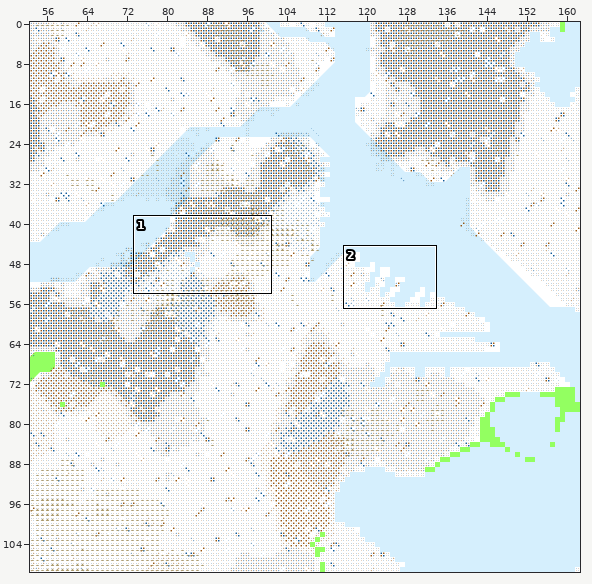
Two states of a Tiled map, Maps/hd/boston-hd.tmx. The first picture is a wide view before the edit; the outline marks the close-up.
Close-up. Before the edit:
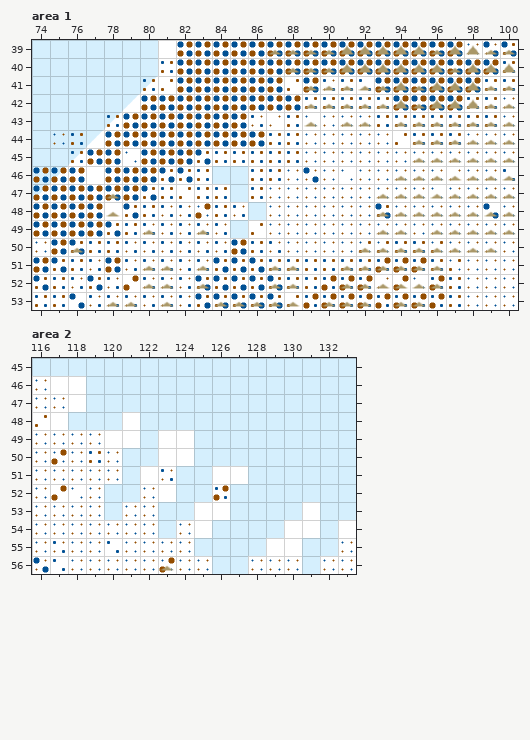
Cells are 32x32 px. Shown: area 1 x 74..100, y 39..53; area 2 x 116..133, y 45..56. The commit also changed other parts of the map, which this record leaves out.
Now the later version:
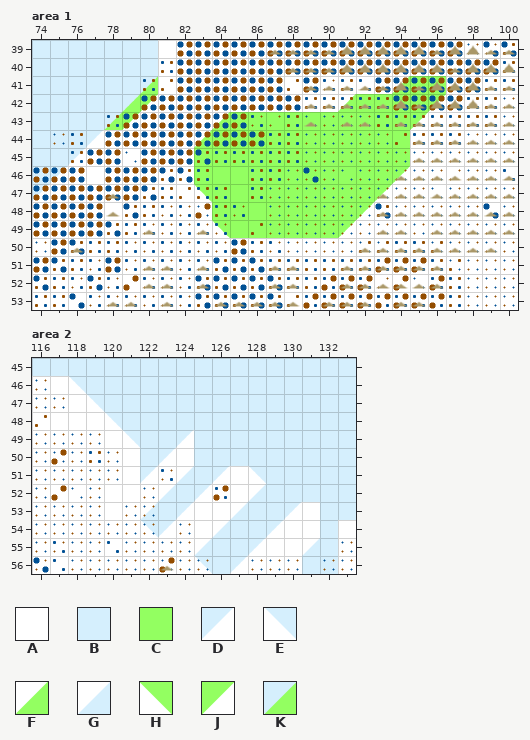
Key: from "Landform": A 0, B 1, C 2, D 4, E 5, F 6, G 9, H 10, J 11, K 17.
_ is an empty cell.
What changed:
Layer "Land", area 1:
Tile C replaces tile A in row 41 at x 95 to 96; in row 42 at x 92 to 95; in row 43 at x 85 to 94; in row 44 at x 84 to 94; in row 45 at x 83 to 94; in row 46 at x 83 and 86 to 93.
Tile C replaces tile A in row 47 at x 84 and 86 to 92; in row 48 at x 84 to 85 and 87 to 91; in row 49 at x 86 to 90.
Tile C replaces tile B in row 46 at x 84 to 85; in row 47 at x 85; in row 48 at x 86; in row 49 at x 85.
Tile F replaces tile A in row 41 at x 94; in row 42 at x 91; in row 43 at x 84; in row 44 at x 83.
Tile H replaces tile A in row 47 at x 83; in row 49 at x 84.
Tile J replaces tile A in row 42 at x 80 and 96; in row 43 at x 79 and 95; in row 46 at x 94; in row 47 at x 93; in row 48 at x 92; in row 49 at x 91.
Tile K replaces tile D in row 41 at x 80; in row 42 at x 79; in row 43 at x 78.
Layer "Land", area 2:
Tile A replaces tile B in row 48 at x 118 to 119; in rows 50 to 51 at x 121; in row 52 at x 120 to 121 and 127; in row 53 at x 120.
Tile B replaces tile A in row 48 at x 121; in row 49 at x 123; in row 56 at x 132.
Tile D replaces tile A in row 49 at x 124; in row 50 at x 123; in row 51 at x 122 and 126.
Tile D replaces tile B in row 52 at x 125; in row 53 at x 124 and 130; in row 54 at x 123 and 129; in row 55 at x 128; in row 56 at x 127.
Tile E replaces tile A in row 46 at x 118; in row 49 at x 121; in row 54 at x 122; in row 56 at x 125.
Tile E replaces tile B in row 47 at x 119; in row 48 at x 120; in row 51 at x 128.
Tile G replaces tile A in row 52 at x 123; in row 53 at x 122.
Tile G replaces tile B in row 51 at x 124; in row 52 at x 128; in row 53 at x 127; in row 54 at x 126; in row 55 at x 125 and 131.
Where, in picture pixels (left, top, right, bottom), the same in both close-ups:
changed: (104, 76, 158, 130)
changed: (194, 76, 446, 238)
changed: (68, 376, 302, 574)
changed: (302, 538, 338, 574)
